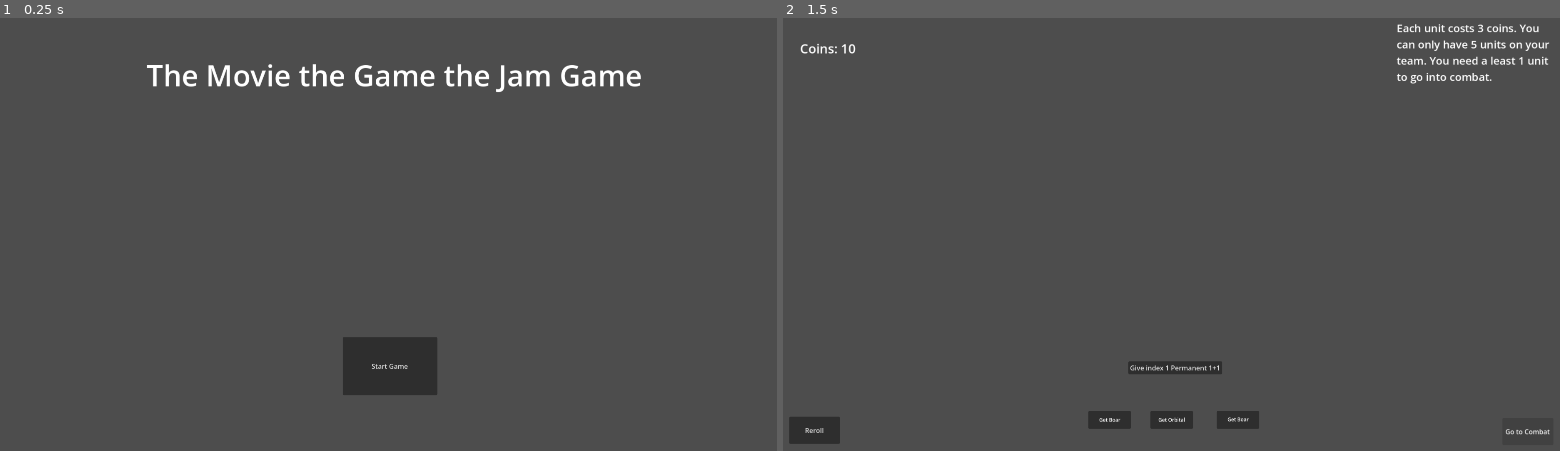
Above: before the commit, frames 1-2 (left to right).
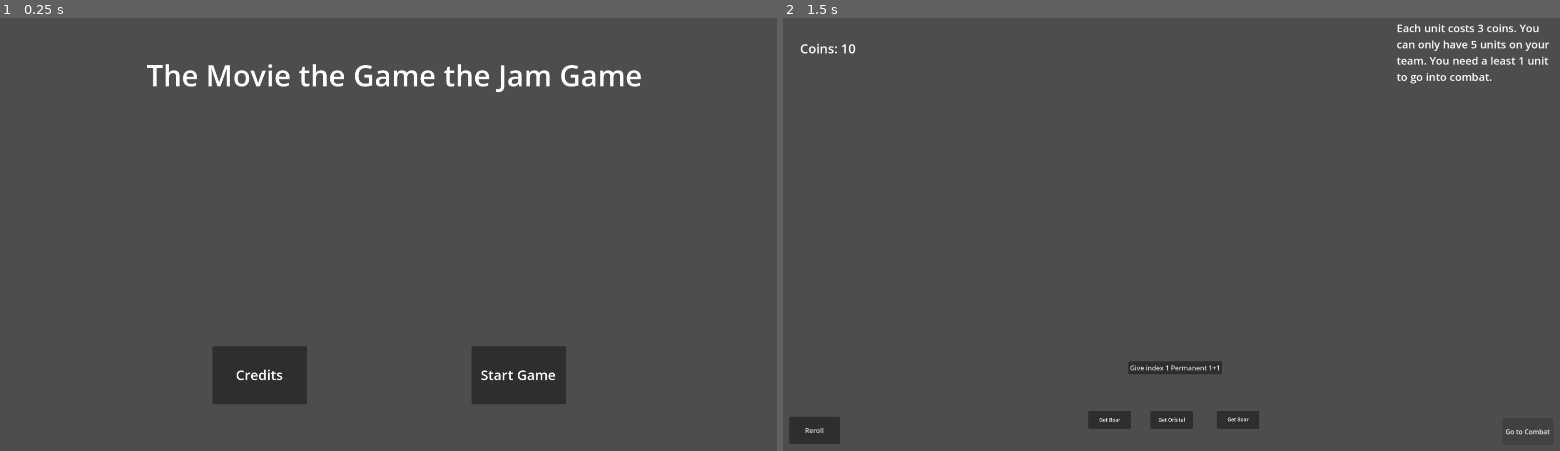
Above: after the commit, the same moments.

Repository: skeeeth/HACKER_AUTO_PETS
Game: Godot game, scene res://Scenes/TitleScene.tscn
The game is run twice, just before and just after one commit, with the same random seed, the same clock (stepped at 60 frames per second) and the same inputs. The engine's default icon, where the game draws it, is replaced by a stand-in: a white triangle on a blue panel in a dark square.
Inputs:
- Up to frame 1 (0.25 s): no input
- Up to frame 2 (1.5 s): click "Start Game" (after the commit: "Credits") at 0.5 s; click "Go to Combat" at 1.25 s

The runs differ from the first frame. In frame 1, 4.7% of the frame differs, in the area x 27-73%, y 73-90%; in frame 2, nothing differs.

Commit message:
Made credits scene

Diff:
--- /dev/null
+++ b/Scenes/CreditsScene.tscn
@@ -0,0 +1,55 @@
+[gd_scene format=3 uid="uid://d00bg1lyvtsly"]
+
+[ext_resource type="PackedScene" uid="uid://clvf8r4jwgtex" path="res://Scenes/NextSceneButton.tscn" id="1_hvs28"]
+
+[sub_resource type="LabelSettings" id="LabelSettings_q3s1a"]
+font_size = 70
+
+[sub_resource type="LabelSettings" id="LabelSettings_8c3nt"]
+font_size = 33
+
+[node name="CreditsScene" type="Control" unique_id=5130707]
+layout_mode = 3
+anchors_preset = 15
+anchor_right = 1.0
+anchor_bottom = 1.0
+grow_horizontal = 2
+grow_vertical = 2
+
+[node name="Camera2D" type="Camera2D" parent="." unique_id=39799639]
+
+[node name="TitleText" type="Label" parent="." unique_id=848735393]
+layout_mode = 0
+offset_left = -612.0
+offset_top = -477.0
+offset_right = 624.0
+offset_bottom = -305.0
+text = "Credits"
+label_settings = SubResource("LabelSettings_q3s1a")
+horizontal_alignment = 1
+vertical_alignment = 1
+
+[node name="Label" type="Label" parent="." unique_id=1306392941]
+layout_mode = 0
+offset_left = -808.0
+offset_top = -276.0
+offset_right = 832.0
+offset_bottom = 272.0
+
+[node name="CreditsButton" parent="." unique_id=1641231628 instance=ExtResource("1_hvs28")]
+layout_mode = 0
+offset_left = -112.0
+offset_top = 351.0
+offset_right = 115.0
+offset_bottom = 490.0
+text = ""
+transition_scene_file_path = "res://Scenes/ShopScene.tscn"
+
+[node name="Label" type="Label" parent="CreditsButton" unique_id=919565159]
+layout_mode = 0
+offset_right = 226.0
+offset_bottom = 137.0
+text = "Title"
+label_settings = SubResource("LabelSettings_8c3nt")
+horizontal_alignment = 1
+vertical_alignment = 1
--- a/Scenes/TitleScene.tscn
+++ b/Scenes/TitleScene.tscn
@@ -4,6 +4,9 @@
 
 [sub_resource type="LabelSettings" id="LabelSettings_4iaox"]
 font_size = 70
+
+[sub_resource type="LabelSettings" id="LabelSettings_j8exe"]
+font_size = 33
 
 [node name="TitleScene" type="Control" unique_id=1492106318]
 layout_mode = 3
@@ -26,11 +29,39 @@
 horizontal_alignment = 1
 vertical_alignment = 1
 
-[node name="NextSceneButton" parent="." unique_id=1641231628 instance=ExtResource("1_j8exe")]
+[node name="GameButton" parent="." unique_id=1641231628 instance=ExtResource("1_j8exe")]
 layout_mode = 0
-offset_left = -118.0
-offset_top = 238.0
-offset_right = 109.0
-offset_bottom = 377.0
+offset_left = 191.0
+offset_top = 260.0
+offset_right = 418.0
+offset_bottom = 399.0
+text = ""
+transition_scene_file_path = "res://Scenes/ShopScene.tscn"
+
+[node name="Label" type="Label" parent="GameButton" unique_id=263982140]
+layout_mode = 0
+offset_left = -1.0
+offset_right = 225.0
+offset_bottom = 137.0
 text = "Start Game"
+label_settings = SubResource("LabelSettings_j8exe")
+horizontal_alignment = 1
+vertical_alignment = 1
+
+[node name="CreditsButton" parent="." unique_id=1314772830 instance=ExtResource("1_j8exe")]
+layout_mode = 0
+offset_left = -431.0
+offset_top = 260.0
+offset_right = -204.0
+offset_bottom = 399.0
+text = ""
 transition_scene_file_path = "res://Scenes/ShopScene.tscn"
+
+[node name="Label" type="Label" parent="CreditsButton" unique_id=1000110176]
+layout_mode = 0
+offset_right = 226.0
+offset_bottom = 137.0
+text = "Credits"
+label_settings = SubResource("LabelSettings_j8exe")
+horizontal_alignment = 1
+vertical_alignment = 1
